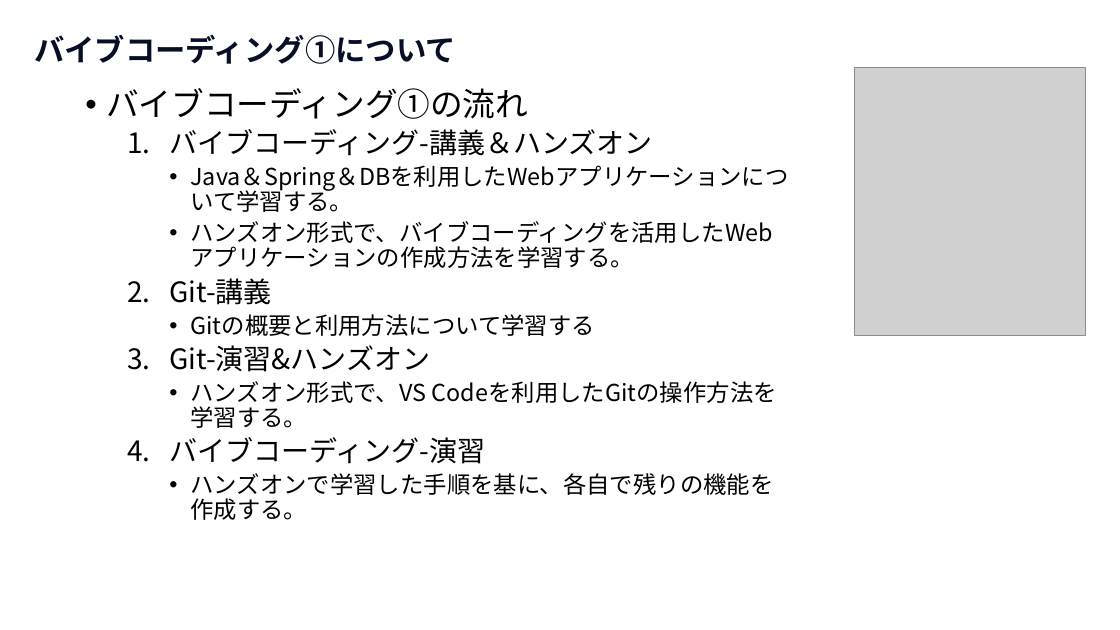
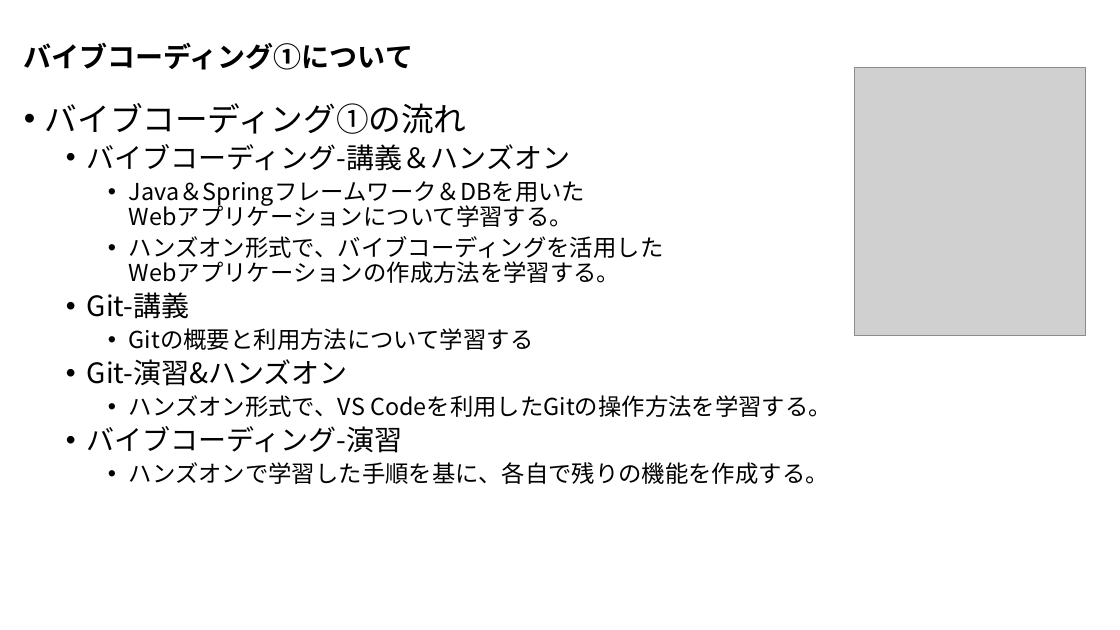
Before and after one commit to nishida2073/ai_navive, a slide deck: slide 4 of 00_オリエンテーション/【AI Native研修-バイブコーディング】研修の概要.pptx (slide 3 before the commit). Drawn at 1120x630 pixels with LibreOffice and Linux fonts; fonts in the diff are those of the drawing; grey boxes stand for pictures. Boxes give left, top, right and bottom in pixels: in the first picture for what was removed or moved away, otherwise in the second. Text is boxed around its words. In the diff, an @@ line names an element or a change of style, - is before the commit and + after.

```diff
--- a/00_オリエンテーション/【AI Native研修-バイブコーディング】研修の概要.pptx
+++ b/00_オリエンテーション/【AI Native研修-バイブコーディング】研修の概要.pptx
@@ title "バイブコーディング①について": place and size @@
-title "バイブコーディング①について" at box(34, 35, 456, 64)
+title "バイブコーディング①について" at box(24, 43, 413, 70)
@@ title "バイブコーディング①について" at box(24, 43, 413, 70): size 26 to 24 pt, text colour #070F26 to #000000; line spacing 1 to 0.9; vertical alignment top to middle @@
@@ text "バイブコーディング①の流れ": place and size @@
-text "バイブコーディング①の流れ" at box(106, 88, 788, 520)
+text "バイブコーディング①の流れ" at box(45, 103, 832, 484)
@@ text at box(87, 144, 570, 453): bullet 1. to • @@
@@ text at box(129, 181, 664, 283): text changed @@
-    • Java＆Spring＆DBを利用したWebアプリケーションについて学習する。
-    • ハンズオン形式で、バイブコーディングを活用したWebアプリケーションの作成方法を学習する。
+    • Java＆Springフレームワーク＆DBを用いた
+      Webアプリケーションについて学習する。
+    • ハンズオン形式で、バイブコーディングを活用した
+      Webアプリケーションの作成方法を学習する。
```
Also in this commit, not shown: 2 other slides changed, 1 slide added, 2 other files.
